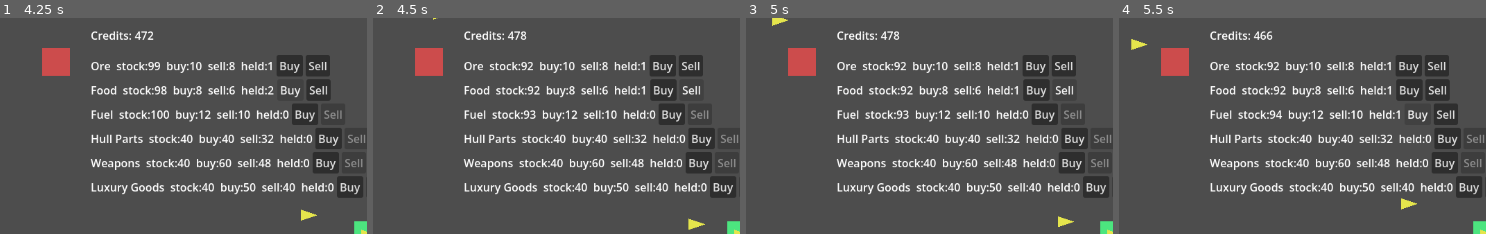
Above: before the commit, frames 1-4 (left to right).
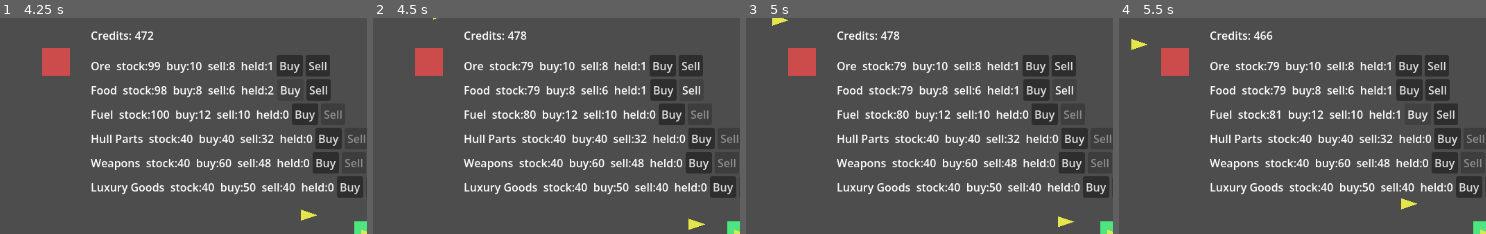
Above: after the commit, the same moments.

Repository: darthlemi/SpaceGame
Game: Godot game, scene res://scenes/campaign/campaign_scene.tscn
Same seed, same stepped clock (60 frames per second), same inputs: the game is played once before the commit and once after it.
Inputs:
- Up to frame 1 (4.25 s): click "Buy" at 0.5 s; click "Buy" at 1.25 s; click "Sell" at 2 s; click "Buy" at 2.75 s; click "Buy" at 3.5 s
- Up to frame 2 (4.5 s): click "Sell" at 4.25 s
- Up to frame 3 (5 s): no input
- Up to frame 4 (5.5 s): click "Buy" at 5 s
The pictures show only the part of the screen within x 0-50%, y 10-60%; the shares and areas given below are measured in that part.

Frame 1 is identical in both runs. In frame 2, 0.2% of the frame differs, in the area x 40-46%, y 20-47%; in frame 3, 0.2%; in frame 4, 0.2%.

Commit message:
Tag bootstrap fleets with ship types (player gets one of each)

Diff:
--- a/scripts/campaign/campaign_scene.gd
+++ b/scripts/campaign/campaign_scene.gd
@@ -55,9 +55,9 @@
 	player.position = HOME_BASE_POSITION
 	player.speed = 120.0
 	player.ship_compositions = [
-		{"max_hp": 100.0, "current_hp": 100.0, "max_shield": 50.0, "current_shield": 50.0},
-		{"max_hp": 100.0, "current_hp": 100.0, "max_shield": 50.0, "current_shield": 50.0},
-		{"max_hp": 100.0, "current_hp": 100.0, "max_shield": 50.0, "current_shield": 50.0},
+		{"ship_type": ShipType.Kind.CORVETTE, "max_hp": 100.0, "current_hp": 100.0, "max_shield": 50.0, "current_shield": 50.0},
+		{"ship_type": ShipType.Kind.CAPITAL, "max_hp": 100.0, "current_hp": 100.0, "max_shield": 50.0, "current_shield": 50.0},
+		{"ship_type": ShipType.Kind.FREIGHTER, "max_hp": 100.0, "current_hp": 100.0, "max_shield": 50.0, "current_shield": 50.0},
 	]
 	CampaignState.player_fleet = player
 
@@ -65,19 +65,19 @@
 	pirate.faction = CampaignFleet.Faction.PIRATE
 	pirate.position = Vector2(1000, 200)
 	pirate.speed = 100.0
-	pirate.ship_compositions = [{"max_hp": 100.0, "current_hp": 100.0, "max_shield": 50.0, "current_shield": 50.0}]
+	pirate.ship_compositions = [{"ship_type": ShipType.Kind.CORVETTE, "max_hp": 100.0, "current_hp": 100.0, "max_shield": 50.0, "current_shield": 50.0}]
 
 	var trader := CampaignFleet.new()
 	trader.faction = CampaignFleet.Faction.TRADER
 	trader.position = Vector2(200, 550)
 	trader.speed = 80.0
-	trader.ship_compositions = [{"max_hp": 60.0, "current_hp": 60.0, "max_shield": 20.0, "current_shield": 20.0}]
+	trader.ship_compositions = [{"ship_type": ShipType.Kind.FREIGHTER, "max_hp": 60.0, "current_hp": 60.0, "max_shield": 20.0, "current_shield": 20.0}]
 
 	var patrol := CampaignFleet.new()
 	patrol.faction = CampaignFleet.Faction.NEUTRAL
 	patrol.position = Vector2(900, 450)
 	patrol.speed = 90.0
-	patrol.ship_compositions = [{"max_hp": 80.0, "current_hp": 80.0, "max_shield": 30.0, "current_shield": 30.0}]
+	patrol.ship_compositions = [{"ship_type": ShipType.Kind.CORVETTE, "max_hp": 80.0, "current_hp": 80.0, "max_shield": 30.0, "current_shield": 30.0}]
 
 	var dominion_faction := PowerFaction.new()
 	dominion_faction.faction_enum = CampaignFleet.Faction.DOMINION
@@ -98,27 +98,27 @@
 	dominion_fleet.faction = CampaignFleet.Faction.DOMINION
 	dominion_fleet.position = Vector2(980, 480)
 	dominion_fleet.speed = 100.0
-	dominion_fleet.ship_compositions = [{"max_hp": 100.0, "current_hp": 100.0, "max_shield": 50.0, "current_shield": 50.0}]
+	dominion_fleet.ship_compositions = [{"ship_type": ShipType.Kind.CAPITAL, "max_hp": 100.0, "current_hp": 100.0, "max_shield": 50.0, "current_shield": 50.0}]
 
 	var freehold_fleet := CampaignFleet.new()
 	freehold_fleet.faction = CampaignFleet.Faction.FREEHOLD
 	freehold_fleet.position = Vector2(200, 200)
 	freehold_fleet.speed = 100.0
-	freehold_fleet.ship_compositions = [{"max_hp": 100.0, "current_hp": 100.0, "max_shield": 50.0, "current_shield": 50.0}]
+	freehold_fleet.ship_compositions = [{"ship_type": ShipType.Kind.CORVETTE, "max_hp": 100.0, "current_hp": 100.0, "max_shield": 50.0, "current_shield": 50.0}]
 
 	var dominion_trader_fleet := CampaignFleet.new()
 	dominion_trader_fleet.faction = CampaignFleet.Faction.DOMINION
 	dominion_trader_fleet.role = CampaignFleet.Role.TRADER
 	dominion_trader_fleet.position = dominion_faction.base_position
 	dominion_trader_fleet.speed = 100.0
-	dominion_trader_fleet.ship_compositions = [{"max_hp": 100.0, "current_hp": 100.0, "max_shield": 50.0, "current_shield": 50.0}]
+	dominion_trader_fleet.ship_compositions = [{"ship_type": ShipType.Kind.FREIGHTER, "max_hp": 100.0, "current_hp": 100.0, "max_shield": 50.0, "current_shield": 50.0}]
 
 	var freehold_trader_fleet := CampaignFleet.new()
 	freehold_trader_fleet.faction = CampaignFleet.Faction.FREEHOLD
 	freehold_trader_fleet.role = CampaignFleet.Role.TRADER
 	freehold_trader_fleet.position = freehold_faction.base_position
 	freehold_trader_fleet.speed = 100.0
-	freehold_trader_fleet.ship_compositions = [{"max_hp": 100.0, "current_hp": 100.0, "max_shield": 50.0, "current_shield": 50.0}]
+	freehold_trader_fleet.ship_compositions = [{"ship_type": ShipType.Kind.FREIGHTER, "max_hp": 100.0, "current_hp": 100.0, "max_shield": 50.0, "current_shield": 50.0}]
 
 	CampaignState.enemy_fleets = [pirate, trader, patrol, dominion_fleet, freehold_fleet, dominion_trader_fleet, freehold_trader_fleet]
 
--- a/tests/test_campaign_economy_bootstrap.gd
+++ b/tests/test_campaign_economy_bootstrap.gd
@@ -19,6 +19,17 @@
 			failures.append("expected home_base_economy to have a TRADE_HUB slot")
 		if not home_role_types.has(EconomyRole.RoleType.REFINERY):
 			failures.append("expected home_base_economy to have a REFINERY slot")
+
+	if campaign_state.player_fleet == null:
+		failures.append("expected bootstrap to set CampaignState.player_fleet")
+	else:
+		var player_types: Array = campaign_state.player_fleet.ship_compositions.map(func(c): return ShipType.kind_of(c))
+		if not player_types.has(ShipType.Kind.CORVETTE):
+			failures.append("expected the player's bootstrap fleet to include a CORVETTE")
+		if not player_types.has(ShipType.Kind.FREIGHTER):
+			failures.append("expected the player's bootstrap fleet to include a FREIGHTER")
+		if not player_types.has(ShipType.Kind.CAPITAL):
+			failures.append("expected the player's bootstrap fleet to include a CAPITAL")
 
 	var dominion: PowerFaction = null
 	var freehold: PowerFaction = null
